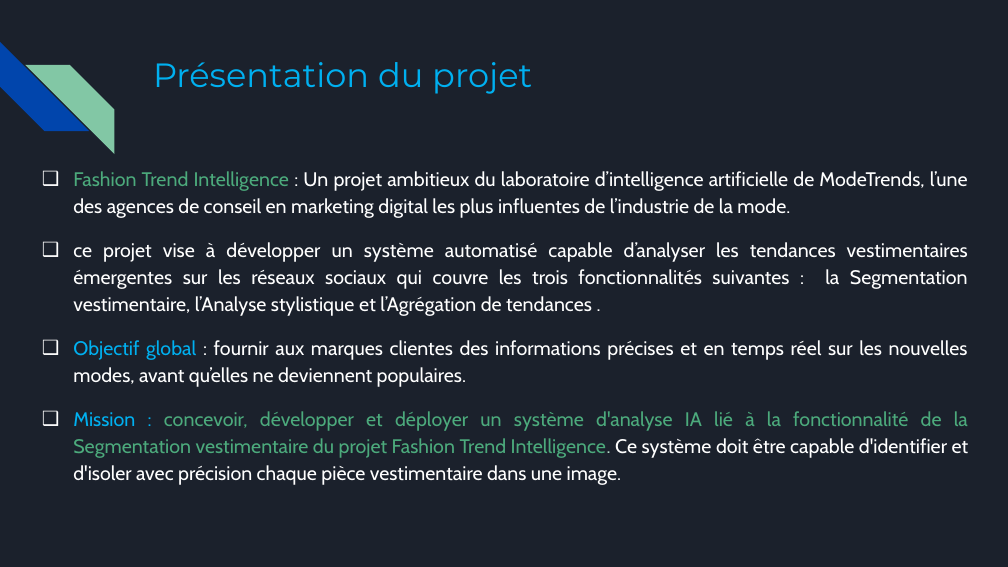
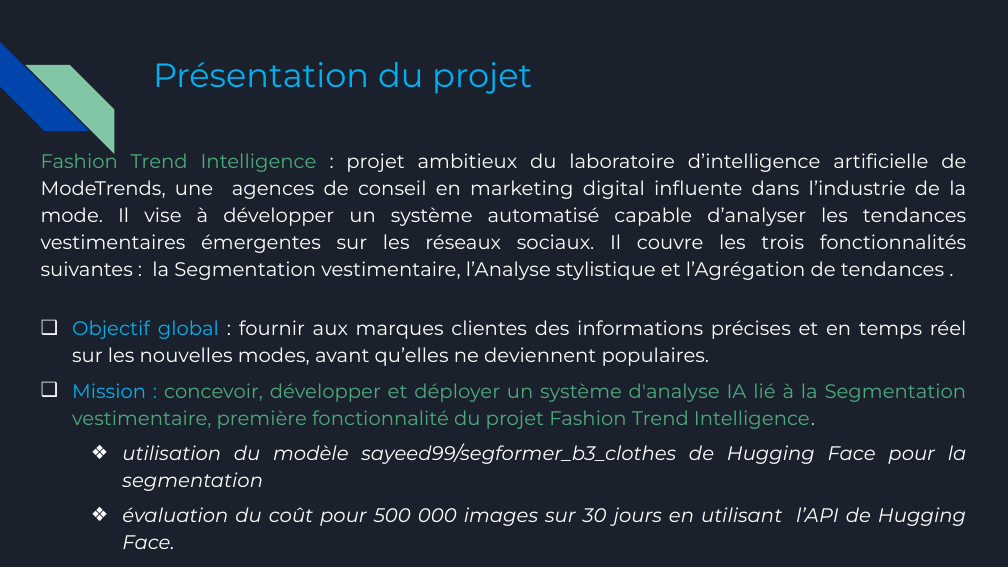
Before and after one commit to linalaetis/FashionTrend, a slide deck: slide 2 of docs/Nkakou_Lina_2_presentation_102025.pptx. Drawn at 1008x567 pixels with LibreOffice and Linux fonts; fonts in the diff are those of the drawing. Boxes give left, top, right and bottom in pixels: in the first picture for what was removed or moved away, otherwise in the second. Text is boxed around its words. In the diff, an @@ line names an element or a change of style, - is before the commit and + after.

```diff
--- a/docs/Nkakou_Lina_2_presentation_102025.pptx
+++ b/docs/Nkakou_Lina_2_presentation_102025.pptx
@@ text "Fashion Trend Intelligence : projet ...": place and size @@
-text "Fashion Trend Intelligence : projet ..." at box(73, 171, 969, 485)
+text "Fashion Trend Intelligence : projet ..." at box(41, 149, 967, 549)
@@ text at box(41, 149, 967, 280): text changed; font Cabin to Montserrat @@
-❑ Fashion Trend Intelligence : Un projet ambitieux du laboratoire d’intelligence artificielle de ModeTrends, l’une des agences de conseil en marketing digital les plus influentes de l’industrie de la mode.
-❑ ce projet vise à développer un système automatisé capable d’analyser les tendances vestimentaires émergentes sur les réseaux sociaux qui couvre les trois fonctionnalités suivantes : la Segmentation vestimentaire, l’Analyse stylistique et l’Agrégation de tendances .
+Fashion Trend Intelligence : projet ambitieux du laboratoire d’intelligence artificielle de ModeTrends, une agences de conseil en marketing digital influente dans l’industrie de la mode. Il vise à développer un système automatisé capable d’analyser les tendances vestimentaires émergentes sur les réseaux sociaux. Il couvre les trois fonctionnalités suivantes : la Segmentation vestimentaire, l’Analyse stylistique et l’Agrégation de tendances .
@@ text at box(72, 320, 967, 366): font Cabin to Montserrat in "Objectif global : fournir aux marques clientes ..."; less space between paragraphs @@
@@ text at box(72, 383, 967, 549): text changed; font Cabin to Montserrat; text colour #4CAA7C to #FFFFFF; italic on @@
-❑ Mission : concevoir, développer et déployer un système d'analyse IA lié à la fonctionnalité de la Segmentation vestimentaire du projet Fashion Trend Intelligence. Ce système doit être capable d'identifier et d'isoler avec précision chaque pièce vestimentaire dans une image.
+❑ Mission : concevoir, développer et déployer un système d'analyse IA lié à la Segmentation vestimentaire, première fonctionnalité du projet Fashion Trend Intelligence.
+  ❖ utilisation du modèle sayeed99/segformer_b3_clothes de Hugging Face pour la segmentation
+  ❖ évaluation du coût pour 500 000 images sur 30 jours en utilisant l’API de Hugging Face.
```
Also in this commit, not shown: 5 other slides changed, 2 slides added, 2 slides removed, 3 other files.
